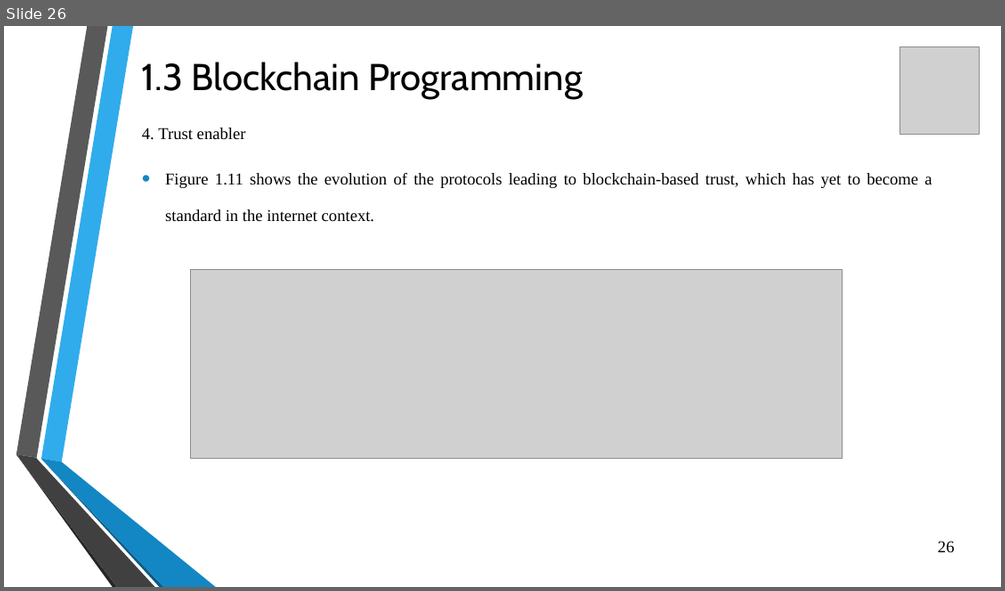
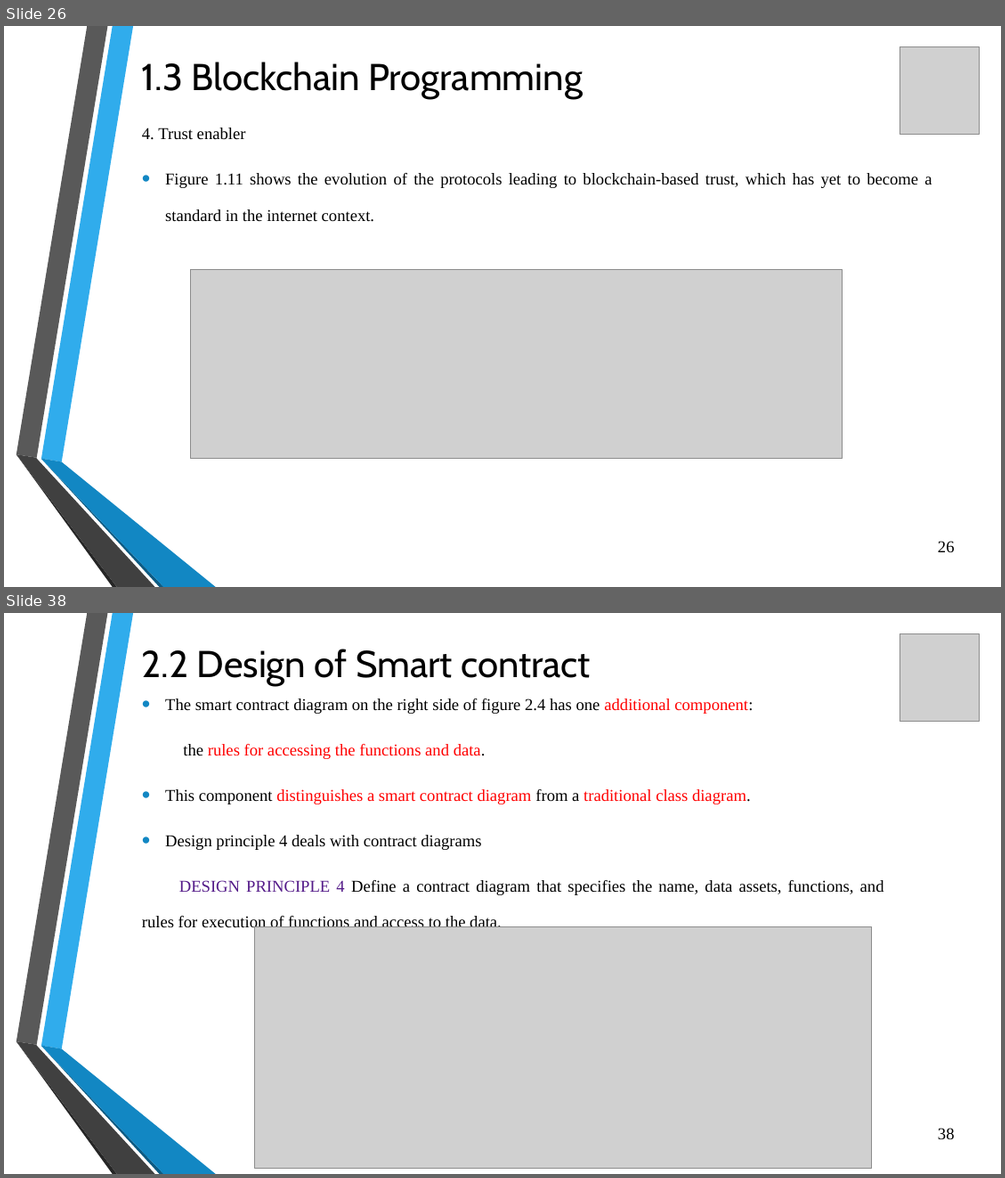
Before and after one commit to flick-23/SEM-7, a slide deck: BCM/Unit 2.pptx. Shown one above the other, each under a label of ours: slide 26 before the commit, slides 26 and 38 after it; the slides between them are not shown. The pictures are 1005x591 and 1005x1178 pixels, drawn with LibreOffice and Linux fonts; fonts in the diff are those of the drawing; grey boxes stand for pictures; background and template pictures are left out. Boxes give left, top, right and bottom in pixels: in the first picture for what was removed or moved away, otherwise in the second. Text is boxed around its words. In the diff, an @@ line names an element or a change of style, - is before the commit and + after.

```diff
--- a/BCM/Unit 2.pptx
+++ b/BCM/Unit 2.pptx
@@ slide 38 added at box(4, 613, 1001, 1174), background picture (left out); not listed: 6 template elements that a slide beside it also shows @@
@@ picture added at box(900, 634, 979, 722) @@
@@ title added at box(142, 649, 591, 686), 36 pt, text #000000 @@
+2.2 Design of Smart contract
@@ text added at box(142, 698, 884, 932), 16 pt, text #000000 @@
+  • The smart contract diagram on the right side of figure 2.4 has one additional component:
+  the rules for accessing the functions and data.
+  • This component distinguishes a smart contract diagram from a traditional class diagram.
+  • Design principle 4 deals with contract diagrams
+  DESIGN PRINCIPLE 4 Define a contract diagram that specifies the name, data assets, functions, and rules for execution of functions and access to the data.
@@ picture added at box(254, 927, 872, 1168) @@
@@ page number added at box(938, 1127, 955, 1139), 16 pt, text #000000 @@
+38
```
Also in this commit, not shown: 35 other slides added, 3 other files.
